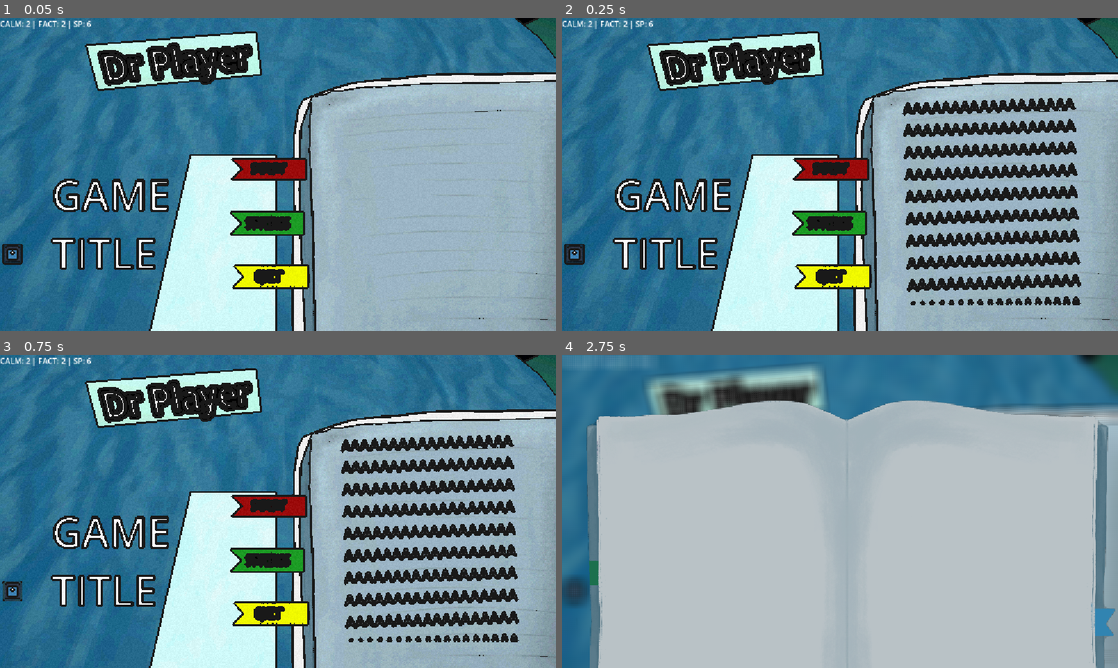
Above: before the commit, frames 1-4 (two rows, left to right).
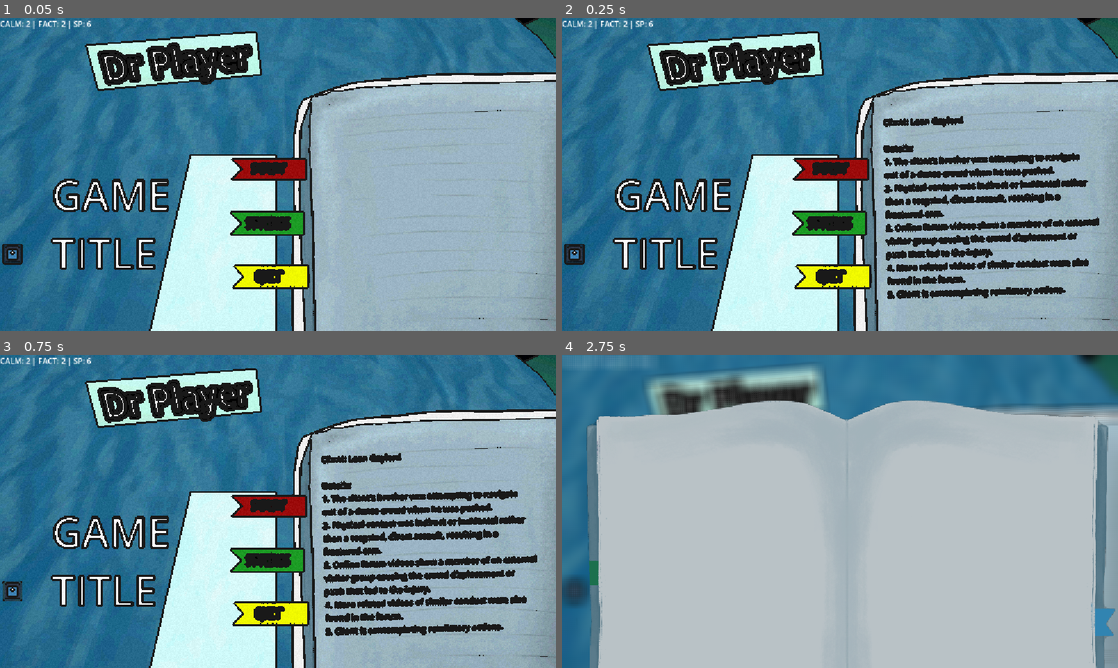
Above: after the commit, the same moments.

Repository: Blulow/octavuss_office
Game: Godot game, scene res://scenes/main_menu.tscn
Two runs of this game, one before a commit and one after it. Both use one fixed random seed, a clock stepped at 60 frames per second and the inputs below. The engine's default icon, where the game draws it, is replaced by a stand-in: a white triangle on a blue panel in a dark square.
Inputs (mouse positions are in pixels of both pictures, inside the frame that each line leads up to):
- Up to frame 1 (0.05 s): no input
- Up to frame 2 (0.25 s): no input
- Up to frame 3 (0.75 s): click (11, 589) at 0.5 s
- Up to frame 4 (2.75 s): click (573, 589) at 1.25 s; click (573, 589) at 2 s

Frame 1 is identical in both runs. In frame 2, 11% of the frame differs, in the area x 57-97%, y 25-92%; in frame 3, 11%; in frame 4, less than 0.1%.

Commit message:
add: opening client text

Diff:
--- a/scripts/mainmenu.gd
+++ b/scripts/mainmenu.gd
@@ -20,16 +20,20 @@
 @onready var dialogues: Node3D = $Game
 
 @export_multiline var opening_text: String = """
-AAAAAAAAAAAAAAAAAA
-AAAAAAAAAAAAAAAAAA
-AAAAAAAAAAAAAAAAAA
-AAAAAAAAAAAAAAAAAA
-AAAAAAAAAAAAAAAAAA
-AAAAAAAAAAAAAAAAAA
-AAAAAAAAAAAAAAAAAA
-AAAAAAAAAAAAAAAAAA
-AAAAAAAAAAAAAAAAAA
-AAAAAAAAAAAAAAAAAA
+Client: Leon Gaylord
+
+Details:
+1. The client’s brother was attempting to navigate
+out of a dense crowd when he was pushed.
+2. Physical contact was indirect or incidental rather
+than a targeted, direct assault, resulting in a
+fractured arm.
+3. Online forum videos show a member of an external
+visitor group causing the crowd displacement or
+push that led to the injury.
+4. More related videos of similar conduct were also
+found in the forum.
+5. Client is contemplating retaliatory actions.
 """
 @onready var page_text: Node3D = $UI/Book/SubViewport/Page
 
@@ -96,7 +100,7 @@
 	page_text.set_deferred("text", opening_text)
 	page_text.set_deferred("camera_pos", page_states[0].pos)
 	page_text.set_deferred("camera_rot", page_states[0].rot)
-	page_text.set_deferred("font_size", 23)
+	page_text.set_deferred("font_size", 13)
 	page_text.get_surface_override_material(0).call_deferred("set_shader_parameter", "curve_strength", page_states[0].curve)
 
 	if PlayerData.game_started:
